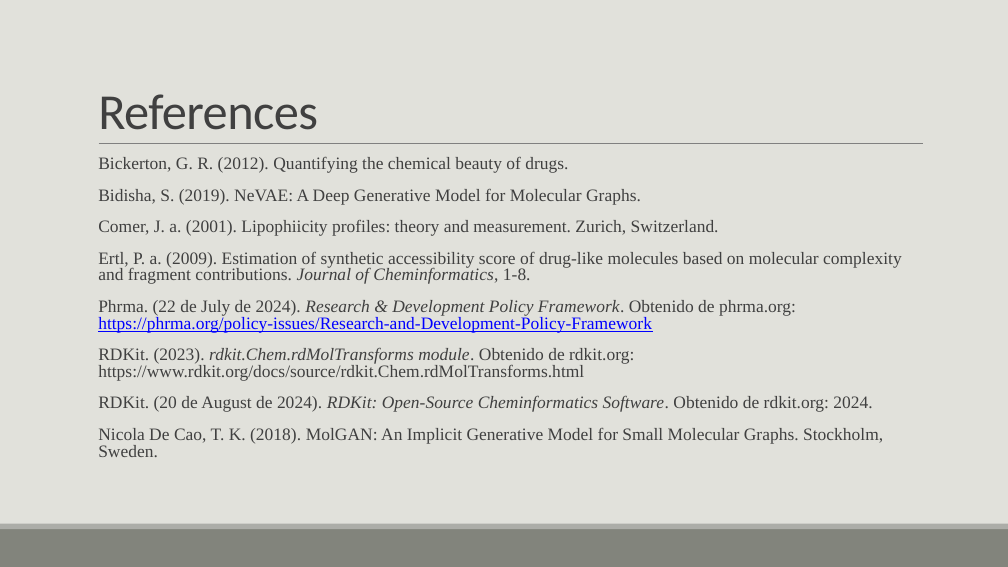
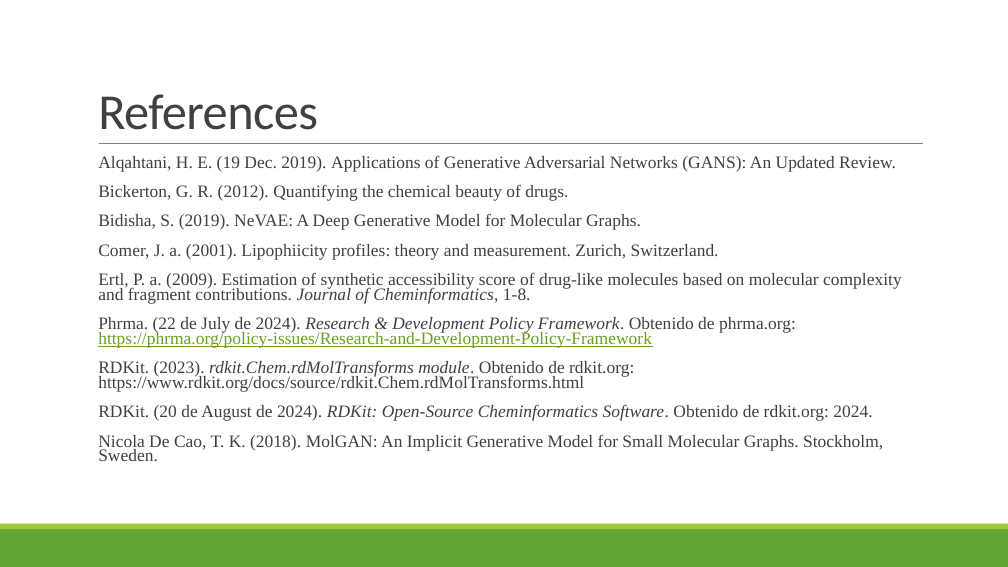
Before and after one commit to vanthony715/SMGAN, a slide deck: slide 18 of SMGAN.pptx (slide 5 before the commit). Drawn at 1008x567 pixels with LibreOffice and Linux fonts; fonts in the diff are those of the drawing. Boxes give left, top, right and bottom in pixels: in the first picture for what was removed or moved away, otherwise in the second. Text is boxed around its words. In the diff, an @@ line names an element or a change of style, - is before the commit and + after.

Commit message:
Added molecule visualizer and updated ppt

```diff
--- a/SMGAN.pptx
+++ b/SMGAN.pptx
@@ background #E1E1DB to #FFFFFF @@
@@ text at (x1=98, y1=155, x2=896, y2=172): paragraph added @@
+  Alqahtani, H. E. (19 Dec. 2019). Applications of Generative Adversarial Networks (GANS): An Updated Review.
@@ text at (x1=98, y1=184, x2=902, y2=461): text colour #0000FF to #6B9F25 in "https://phrma.org/policy-issues/Research-and-Development-Pol ..."; line spacing 0.8 to 0.7; bullet colour #9DBFBE to #99CB38 @@
@@ rectangle at (x1=0, y1=529, x2=1008, y2=567): fill #82847C to #63A537 @@
@@ rectangle at (x1=0, y1=524, x2=1008, y2=529): fill #ACADA8 to #99CB38 @@
```
Also in this commit, not shown: 11 other slides changed, 6 slides added, 4 slides removed, 5 other files.
